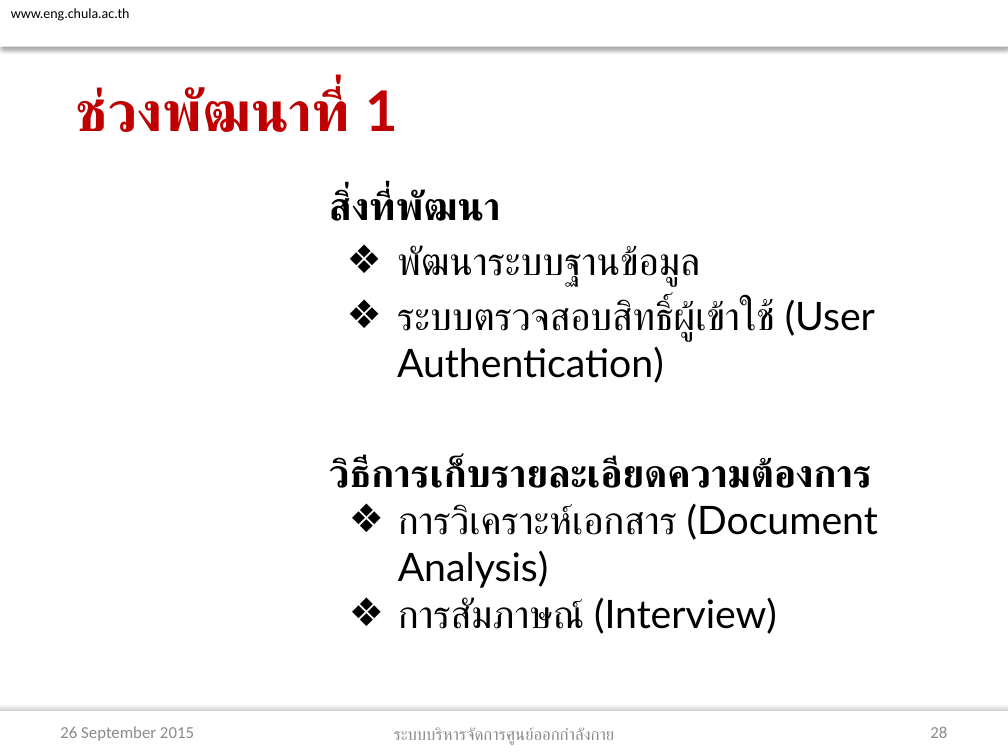
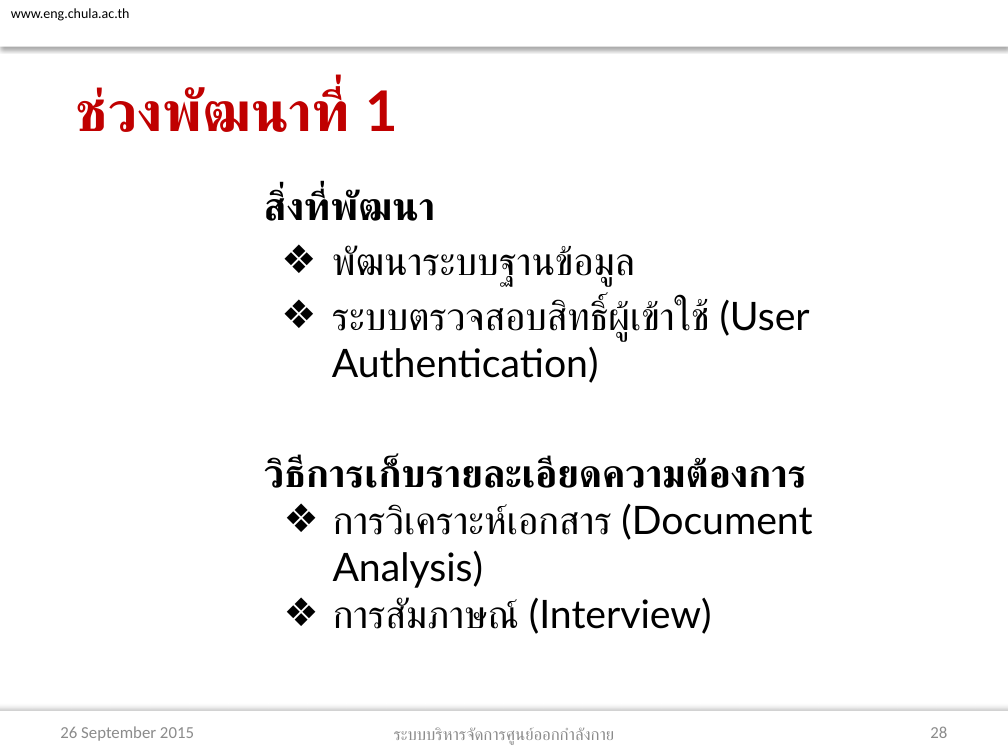
Before and after one commit to atadeesom/BubbleBeeDoc, a slide deck: slide 28 of Proposal/Final/Group 6_Presentation Triple B Fitness Center.pptx. Drawn at 1008x756 pixels with LibreOffice and Linux fonts; fonts in the diff are those of the drawing; background and template pictures are left out. Boxes give left, top, right and bottom in pixels: in the first picture for what was removed or moved away, otherwise in the second. Text is boxed around its words. In the diff, an @@ line names an element or a change of style, - is before the commit and + after.

```diff
--- a/Proposal/Final/Group 6_Presentation Triple B Fitness Center.pptx
+++ b/Proposal/Final/Group 6_Presentation Triple B Fitness Center.pptx
@@ text "สิ่งที่พัฒนา": place and size @@
-text "สิ่งที่พัฒนา" at box(329, 189, 878, 634)
+text "สิ่งที่พัฒนา" at box(264, 189, 812, 634)
```
Also in this commit, not shown: 11 other slides changed, 1 other file.
